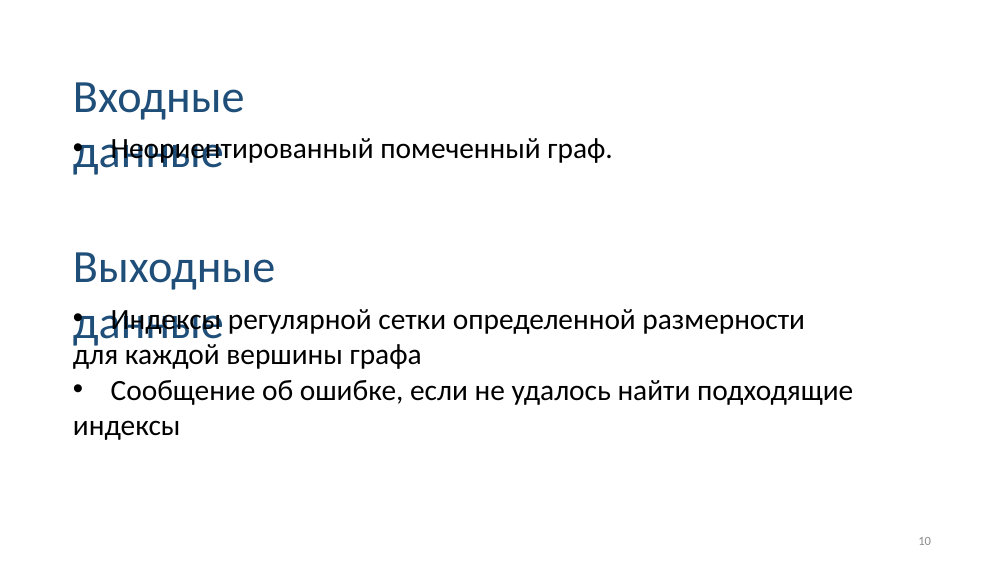
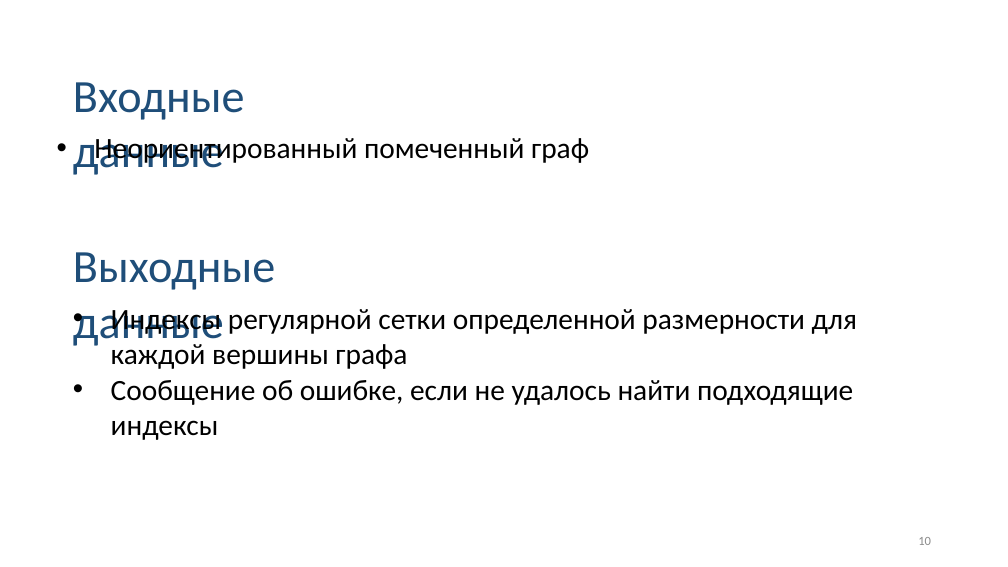
Before and after one commit to Linserous/NumericalGridGeneration, a slide deck: slide 10 of docs/Презентация v0.9.pptx. Drawn at 1008x567 pixels with LibreOffice and Linux fonts; fonts in the diff are those of the drawing. Boxes give left, top, right and bottom in pixels: in the first picture for what was removed or moved away, otherwise in the second. Text is boxed around its words. In the diff, an @@ line names an element or a change of style, - is before the commit and + after.

```diff
--- a/docs/Презентация v0.9.pptx
+++ b/docs/Презентация v0.9.pptx
@@ text at <box>94,138,589,166</box>: text changed @@
-• Неориентированный помеченный граф.
+• Неориентированный помеченный граф
@@ text at <box>111,309,857,440</box>: text changed @@
-• Индексы регулярной сетки определенной размерности
-для каждой вершины графа
-• Сообщение об ошибке, если не удалось найти подходящие
-индексы
+• Индексы регулярной сетки определенной размерности для каждой вершины графа
+• Сообщение об ошибке, если не удалось найти подходящие индексы
```
Also in this commit, not shown: 12 other slides changed.
